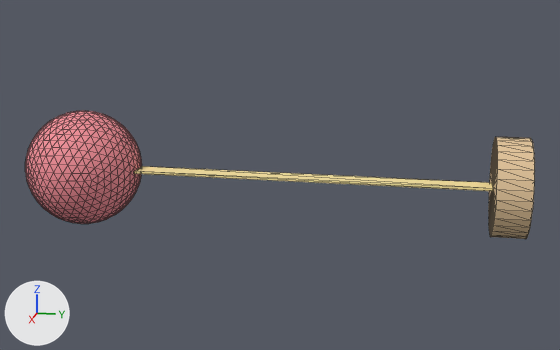
The OBJ model jouet-ballon-elastique/models/ballon_elastique.obj as it was, and as the next commit left it.
Both versions are drawn from a 50 mm lens placed at (187.0, -22.7, 47.2), pointed at (-0.8, -60.2, 0.2). Arrows for +X, +Y and +Z are at lower left; the lights stay in place. The older version comes first. Mesh edges are drawn as thin lines. Where no turn or scale is listed for an object, it has been applied to the vertices.

The first picture shows 'ballon', 'base', 'ruban'.
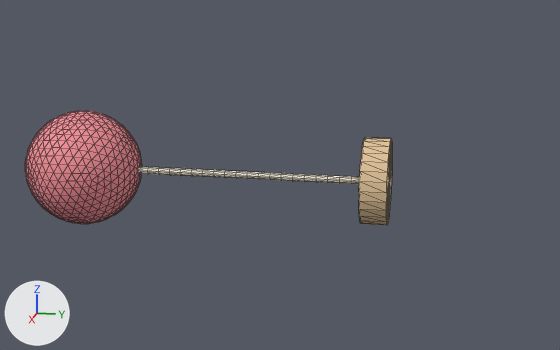
The newer file is also rescaled (x0.933), turned or shifted as a whole; pictures and numbers use the older file's frame.

Location of each change, [x1, y1, x2, y2] in pixels of the pictures (560 x 350 px):
```json
{"object": "base", "change": "reshaped", "before": [489, 137, 535, 239], "after": [359, 137, 392, 225], "on screen": "28% narrower, 14% shorter"}
{"object": "ruban", "change": "deleted", "before": [134, 166, 494, 191], "on screen": "beige"}
{"object": "elastique", "change": "added", "after": [137, 166, 360, 184], "on screen": "pale yellow"}
{"part": 1, "of": "me_base", "change": "deleted", "before": [489, 137, 535, 239], "on screen": "beige"}
{"part": 2, "of": "me_base", "change": "added", "after": [359, 137, 392, 225], "on screen": "beige"}
```

Scene script edits in JSON lines:
```json
{"op": "add", "block": "mat_elastiquelatex", "code": ["mat_elastiquelatex = principled_material('ElastiqueLatex')", "mat_elastiquelatex.base_color = (0.92, 0.86, 0.72)  # pale yellow #f6efdd", "mat_elastiquelatex.roughness = 0.776"]}
{"block": "me_base", "where": "# used by ob_base; location = (0.0, 0.0, 0.0)"}
{"op": "remove", "block": "me_base", "code": "me_base.from_pydata(...)  # 66 vertices, 128 faces; spans x -12.0..12.0, y -8.0..0.0, z -12.0..12.0"}
{"op": "add", "block": "me_base", "code": "me_base.from_pydata(...)  # 58 vertices, 112 faces; spans x -10.7..10.7, y -39.1..-32.6, z -10.7..10.7"}
{"block": "me_base", "change": "me_base part 1: the whole mesh is rebuilt"}
{"block": "me_base", "change": "me_base part 2"}
{"block": "me_base", "change": "30 vertices are added at x -10.7..10.7, y -39.1..-32.6, z -10.7..10.7"}
{"block": "me_base", "change": "28 new vertices lie (0.0, 6.5, 0.0) away from vertices in x -10.7..10.7, y -39.1, z -10.7..10.7"}
{"block": "me_base", "change": "112 new faces join them"}
{"op": "add", "block": "me_elastique", "code": ["me_elastique = bpy.data.meshes.new('elastique')", "me_elastique.from_pydata(...)  # 168 vertices, 320 faces; spans x -1.0..1.0, y -65.4..-6.4, z -1.0..1.0", "me_elastique.materials.append(mat_elastiquelatex)  # pale yellow #f6efdd"]}
{"op": "remove", "block": "ob_ruban", "code": ["ob_ruban = bpy.data.objects.new('ruban', me_ruban)", "ob_ruban.location = (0.0, 0.0, 0.0)"]}
{"op": "add", "block": "ob_elastique", "code": ["ob_elastique = bpy.data.objects.new('elastique', me_elastique)", "ob_elastique.location = (0.0, -32.6, 0.0)"]}
```
